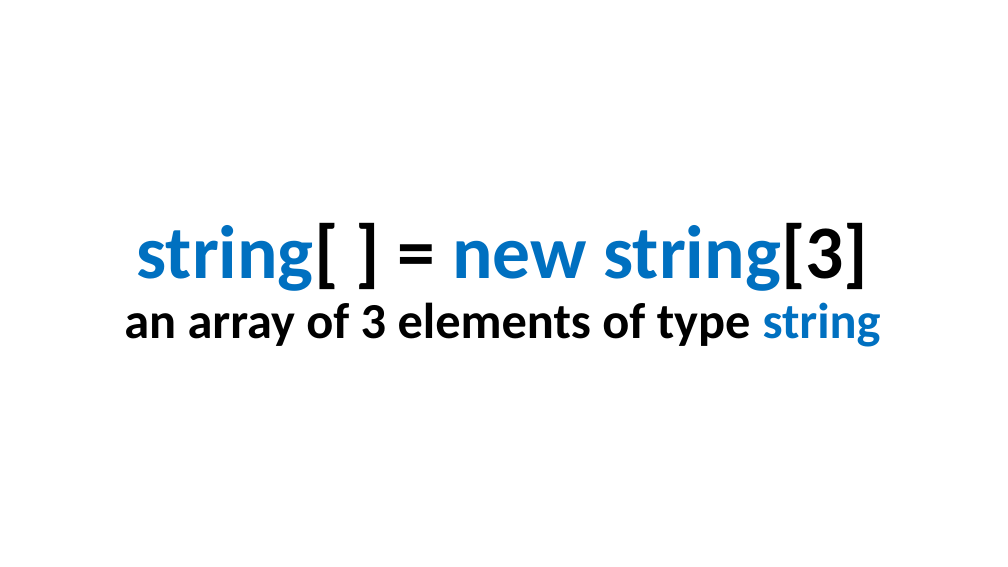
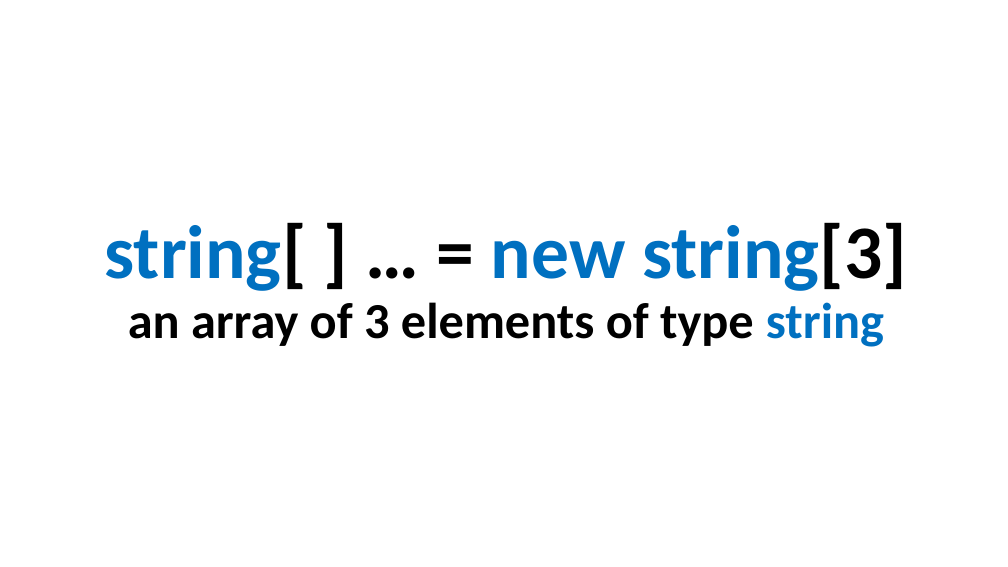
Before and after one commit to perl-easj/Teaching-materials, a slide deck: slide 10 of CSharpProgramming/Presentations/ProgPartII/Lists.pptx. Drawn at 1008x567 pixels with LibreOffice and Linux fonts; fonts in the diff are those of the drawing. Boxes give left, top, right and bottom in pixels: in the first picture for what was removed or moved away, otherwise in the second. Text is boxed around its words. In the diff, an @@ line names an element or a change of style, - is before the commit and + after.

```diff
--- a/CSharpProgramming/Presentations/ProgPartII/Lists.pptx
+++ b/CSharpProgramming/Presentations/ProgPartII/Lists.pptx
@@ title at bbox=[105, 222, 908, 347]: text changed @@
-string[ ] = new string[3]
-an array of 3 elements of type string
+string[ ] … = new string[3]
+an array of 3 elements of type string
```
Also in this commit, not shown: 10 other slides changed, 1 slide added.
